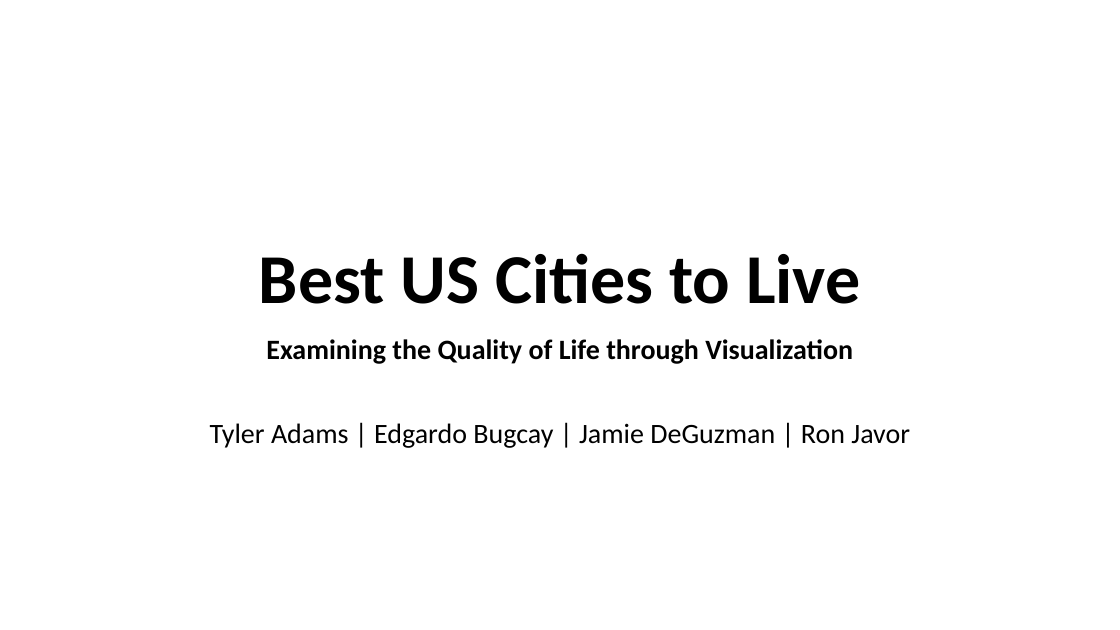
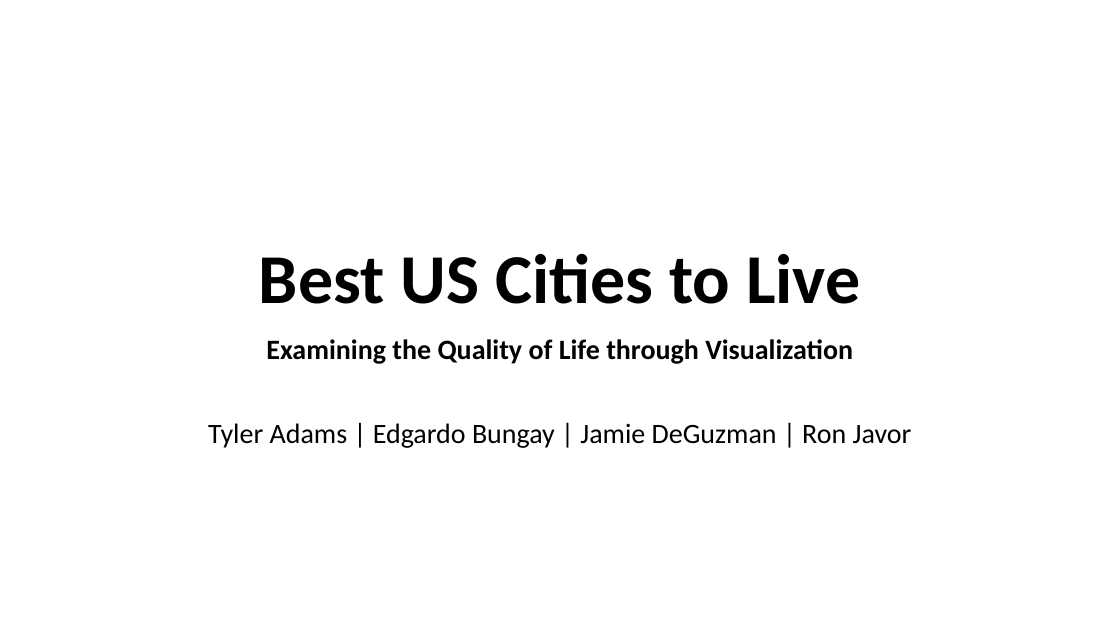
Before and after one commit to jamiedeguz/weatherornot, a slide deck: slide 1 of Presentation.pptx. Drawn at 1120x630 pixels with LibreOffice and Linux fonts; fonts in the diff are those of the drawing. Boxes give left, top, right and bottom in pixels: in the first picture for what was removed or moved away, otherwise in the second. Text is boxed around its words. In the diff, an @@ line names an element or a change of style, - is before the commit and + after.

Commit message:
changes to ppt

```diff
--- a/Presentation.pptx
+++ b/Presentation.pptx
@@ subtitle at bbox=[208, 423, 912, 448]: text changed @@
-Tyler Adams | Edgardo Bugcay | Jamie DeGuzman | Ron Javor
+Tyler Adams | Edgardo Bungay | Jamie DeGuzman | Ron Javor
```
